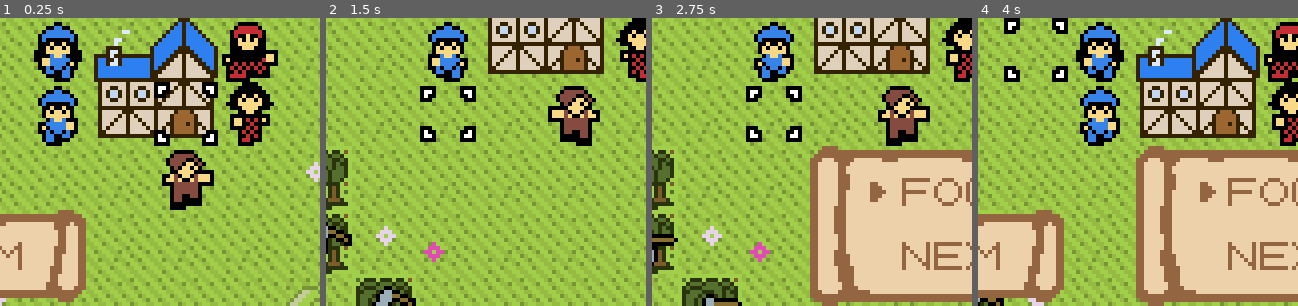
Above: before the commit, frames 1-4 (left to right).
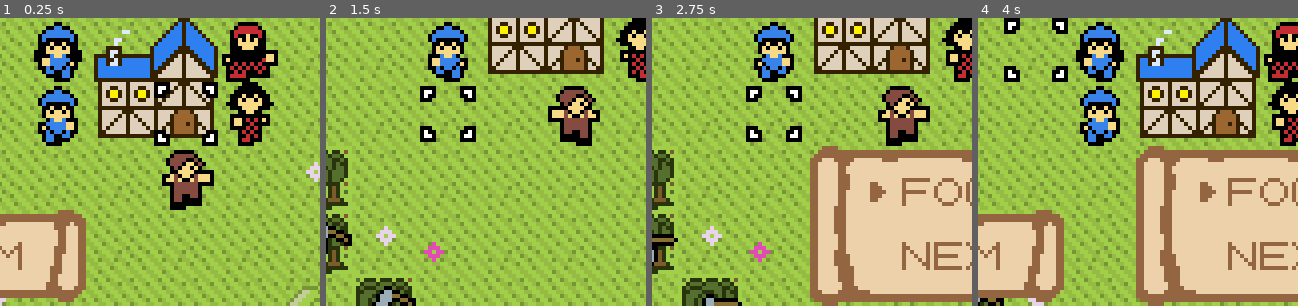
Above: after the commit, the same moments.

Repository: SummonerL/GuildBuilders
Game: Godot game, scene res://Scenes/Overworld/Overworld_Scene.tscn
Same seed, same stepped clock (60 frames per second), same inputs: the game is played once before the commit and once after it. Sound files missing from this copy of the repository are replaced by a short silence.
Inputs:
- Up to frame 1 (0.25 s): no input
- Up to frame 2 (1.5 s): tap Enter (ui_accept) at 0.5, 0.77 s; hold Right (ui_right) 0.53-1.28 s; hold Down (ui_down) from 1.28 s (still down)
- Up to frame 3 (2.75 s): tap Enter (ui_accept) at 1.52 s; release Down (ui_down) at 2.03 s; hold Right (ui_right) from 2.03 s (still down)
- Up to frame 4 (4 s): release Right (ui_right) at 2.78 s; hold Up (ui_up) 2.78-3.53 s; tap Enter (ui_accept) at 3.02, 3.77 s; hold Left (ui_left) from 3.53 s (still down)
The pictures show only the part of the screen within x 26-76%, y 44-94%; the shares and areas given below are measured in that part.

The runs differ from the first frame. In frame 1, 0.1% of the frame differs, in the area x 34-46%, y 25-28%; in frame 2, 0.1%; in frame 3, 0.1%; in frame 4, 0.1%.

Commit message:
show 'nighttime' version of guild hall based on time of day

Diff:
--- a/Autoload/Player_Globals.gd
+++ b/Autoload/Player_Globals.gd
@@ -35,6 +35,10 @@
 # keep track of the current time of day
 var current_time_of_day = 8
 
+# location of the guild hall
+var guild_hall_x = -1
+var guild_hall_y = -1
+
 # function for moving the game clock forward (one turn)
 func move_to_next_hour():
 	current_time_of_day += 1
--- a/Entities/HUD/Clock/Clock.gd
+++ b/Entities/HUD/Clock/Clock.gd
@@ -103,6 +103,9 @@
 	# apply the next shader based on the current time of day
 	get_tree().get_current_scene().apply_time_shader()
 
+	# show the applicable building tiles
+	get_tree().get_current_scene().show_applicable_building_tiles()
+
 	# determine the next player state
 	player.determine_next_state()
 
--- a/Scenes/Overworld/Assets/TileSets/Map_TS.tres
+++ b/Scenes/Overworld/Assets/TileSets/Map_TS.tres
@@ -1,10 +1,11 @@
-[gd_resource type="TileSet" load_steps=6 format=2]
+[gd_resource type="TileSet" load_steps=7 format=2]
 
 [ext_resource path="res://Sprites/terrain/sheet_3.png" type="Texture" id=1]
 [ext_resource path="res://Sprites/Animated Textures/fish_spot_icon.tres" type="Texture" id=2]
 [ext_resource path="res://Sprites/Animated Textures/mining_spot_icon.tres" type="Texture" id=3]
 [ext_resource path="res://Sprites/Animated Textures/woodcutting_spot_icon.tres" type="Texture" id=4]
 [ext_resource path="res://Sprites/Animated Textures/guild_hall.tres" type="Texture" id=5]
+[ext_resource path="res://Sprites/Animated Textures/guild_hall_night.tres" type="Texture" id=6]
 
 [resource]
 2/name = "water"
@@ -205,3 +206,13 @@
 19/navigation_offset = Vector2( 0, 0 )
 19/shapes = [  ]
 19/z_index = 0
+20/name = "guild_hall_night"
+20/texture = ExtResource( 6 )
+20/tex_offset = Vector2( 0, 0 )
+20/modulate = Color( 1, 1, 1, 1 )
+20/region = Rect2( 0, 0, 32, 32 )
+20/tile_mode = 0
+20/occluder_offset = Vector2( 0, 0 )
+20/navigation_offset = Vector2( 0, 0 )
+20/shapes = [  ]
+20/z_index = 0
--- a/Scenes/Overworld/Overworld_Scene.gd
+++ b/Scenes/Overworld/Overworld_Scene.gd
@@ -28,6 +28,7 @@
 
 onready var l1_tiles = get_node("World_Map_L1")
 onready var l2_tiles = get_node("World_Map_L2")
+onready var world_map_icons = get_node("World_Map_Icons")
 
 onready var time_shaders = [
 	preload("res://Sprites/Shaders/12_AM_Shader.tres"),
@@ -115,6 +116,9 @@
 	# apply shader for the current time of day
 	apply_time_shader()
 
+	# show the applicable building tiles
+	show_applicable_building_tiles()
+
 	# lights, camera, action!
 	camera.turnOn()
 
@@ -198,6 +202,17 @@
 	l1_tiles.material = time_shaders[player.current_time_of_day]
 	l2_tiles.material = time_shaders[player.current_time_of_day]
 
+# show the day or night buildings, based on the time of day
+func show_applicable_building_tiles():
+	if player.current_time_of_day > 8 && player.current_time_of_day < 19:
+		# show day sprites
+		var tileset = world_map_icons.get_tileset()
+		world_map_icons.set_cellv(Vector2(player.guild_hall_x, player.guild_hall_y), tileset.find_tile_by_name("guild_hall"))
+	else:
+		# show night sprites
+		var tileset = world_map_icons.get_tileset()
+		world_map_icons.set_cellv(Vector2(player.guild_hall_x, player.guild_hall_y), tileset.find_tile_by_name("guild_hall_night"))
+
 # function for opening the action list when not selecting a unit
 func show_turn_action_list():
 	# add a selection list instance to our camera
--- a/Scenes/Overworld/Overworld_Scene.tscn
+++ b/Scenes/Overworld/Overworld_Scene.tscn
@@ -5,7 +5,7 @@
 [ext_resource path="res://Scenes/Overworld/Tileset_Props.gd" type="Script" id=3]
 [ext_resource path="res://Music/12PM_Loop.wav" type="AudioStream" id=4]
 [ext_resource path="res://Music/5PM_Loop.wav" type="AudioStream" id=5]
-[ext_resource path="res://Sprites/Shaders/5_AM_Shader.tres" type="Material" id=6]
+[ext_resource path="res://Sprites/Shaders/12_PM_Shader.tres" type="Material" id=6]
 [ext_resource path="res://Scenes/Overworld/Action_Tracker.gd" type="Script" id=7]
 [ext_resource path="res://Sprites/Actions/action_tracker_sheet.png" type="Texture" id=8]
 
